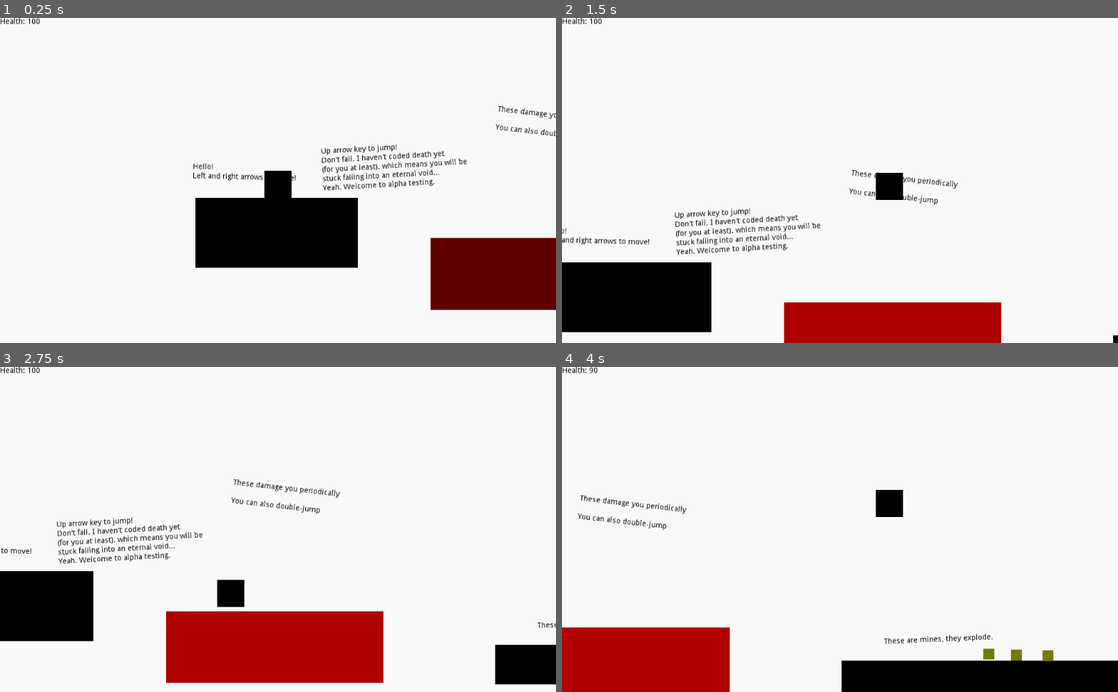
Above: before the commit, frames 1-4 (two rows, left to right).
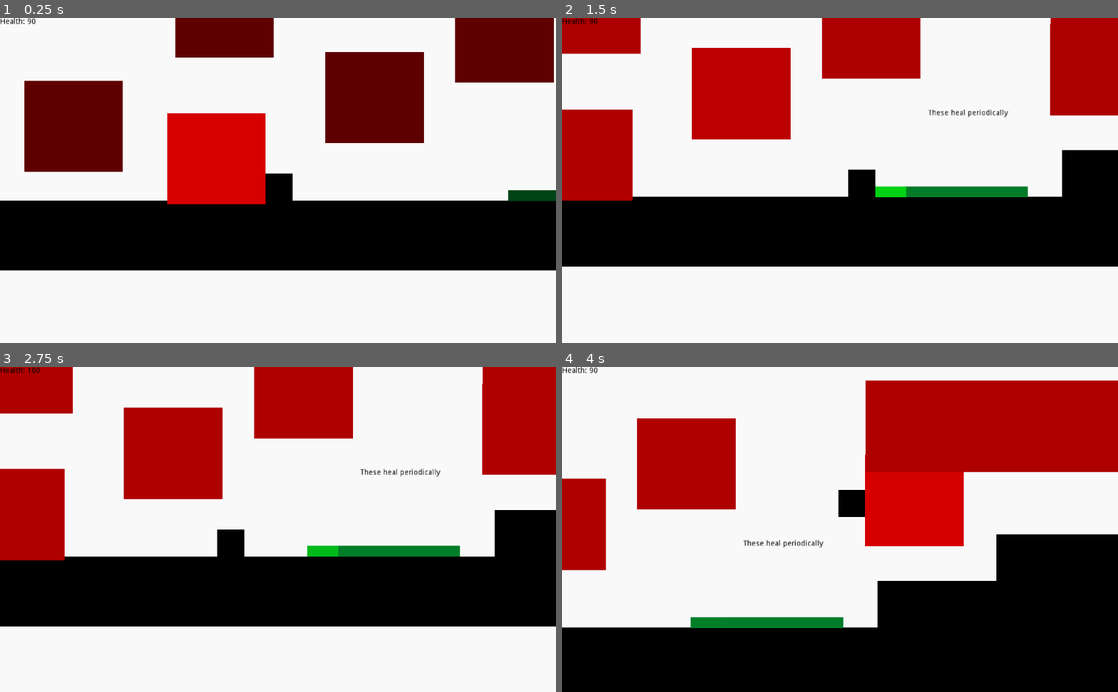
Above: after the commit, the same moments.

Repository: RavenJFelix/Square
Game: Godot game, scene res://levelz/level_0/level_0.tscn
Same seed, same stepped clock (60 frames per second), same inputs: the game is played once before the commit and once after it.
Inputs:
- Up to frame 1 (0.25 s): no input
- Up to frame 2 (1.5 s): hold Right (ui_right) from 0.53 s (still down); tap Up (ui_up) at 0.77 s
- Up to frame 3 (2.75 s): tap Up (ui_up) at 1.52 s; release Right (ui_right) at 2.03 s; hold Left (ui_left) from 2.03 s (still down)
- Up to frame 4 (4 s): release Left (ui_left) at 2.78 s; hold Right (ui_right) from 2.78 s (still down); tap Up (ui_up) at 3.02, 3.77 s

The runs differ from the first frame. In frame 1, 41% of the frame differs, in the area x 0-100%, y 0-90%; in frame 2, 52%, in the area x 0-100%, y 0-100%; in frame 3, 50%; in frame 4, 50%.

Commit message:
Expand damage intro

Diff:
--- a/levelz/level_0/level_0.tscn
+++ b/levelz/level_0/level_0.tscn
@@ -4,27 +4,28 @@
 [ext_resource path="res://map/motion/ladder/ladder.tscn" type="PackedScene" id=2]
 [ext_resource path="res://map/basicPlatform.tscn" type="PackedScene" id=3]
 [ext_resource path="res://map/hazard/hurt-block/hurt-block.tscn" type="PackedScene" id=4]
-[ext_resource path="res://map/hazard/basic-mine/basic-mine.tscn" type="PackedScene" id=5]
-[ext_resource path="res://entity/npc/enemies/slowzoid/slowzoid.tscn" type="PackedScene" id=6]
-[ext_resource path="res://map/hazard/health-block/health-block.tscn" type="PackedScene" id=7]
+[ext_resource path="res://map/hazard/health-block/health-block.tscn" type="PackedScene" id=5]
+[ext_resource path="res://map/hazard/basic-mine/basic-mine.tscn" type="PackedScene" id=6]
+[ext_resource path="res://entity/npc/enemies/slowzoid/slowzoid.tscn" type="PackedScene" id=7]
 [ext_resource path="res://map/hazard/missile-shooter/missile-shooter.tscn" type="PackedScene" id=8]
 [ext_resource path="res://map/motion/gravity-flip-zone/gravity-zone.tscn" type="PackedScene" id=9]
 
 [node name="Manager" type="Node2D"]
 
 [node name="KinematicBody2D" parent="." instance=ExtResource( 1 )]
-position = Vector2( 156.471, 23.3995 )
+position = Vector2( -1003.17, 90.7323 )
 
 [node name="ladder" parent="." instance=ExtResource( 2 )]
 position = Vector2( 2646.89, 11.8719 )
 scale = Vector2( 1, 22.7726 )
 
 [node name="Damage" type="Node2D" parent="."]
-editor/display_folded = true
+position = Vector2( -2586.54, 74.9484 )
 
 [node name="StaticBody2D" parent="Damage" instance=ExtResource( 3 )]
-position = Vector2( 154.179, 129.228 )
-scale = Vector2( 14.9383, 6.44737 )
+position = Vector2( 1838.23, 129.228 )
+scale = Vector2( 183.344, 6.44737 )
+polygon = PoolVector2Array( -10, -10, 10, -10, 10, 0.334412, 10, 10, -10, 10, -10, -10 )
 
 [node name="Intro" type="Label" parent="Damage"]
 margin_right = 191.0
@@ -35,10 +36,10 @@
 Left and right arrows to move!"
 
 [node name="Intro2" type="Label" parent="Damage"]
-margin_left = 235.151
-margin_top = -27.805
-margin_right = 503.151
-margin_bottom = 54.195
+margin_left = 33.6887
+margin_top = -197.353
+margin_right = 301.689
+margin_bottom = -115.353
 rect_rotation = -3.27278
 custom_colors/font_color = Color( 0, 0, 0, 1 )
 text = "Up arrow key to jump!
@@ -48,19 +49,120 @@
 Yeah. Welcome to alpha testing."
 
 [node name="Intro4" type="Label" parent="Damage"]
-margin_left = 561.856
-margin_top = -106.323
-margin_right = 961.856
-margin_bottom = -24.3226
+margin_left = 352.702
+margin_top = -251.267
+margin_right = 752.702
+margin_bottom = -169.267
 rect_rotation = 6.40926
 custom_colors/font_color = Color( 0, 0, 0, 1 )
 text = "These damage you periodically
 
 You can also double-jump"
 
+[node name="HurtPlatform2" parent="Damage" instance=ExtResource( 4 )]
+position = Vector2( 582.006, -36.5732 )
+scale = Vector2( 3.72002, 10.6204 )
+polygon = PoolVector2Array( -10, -10, 10, -10, 10, -0.00084877, 10, 10, -10, 10, -10, -10 )
+
+[node name="HurtPlatform3" parent="Damage" instance=ExtResource( 4 )]
+position = Vector2( 811.906, -60.7239 )
+scale = Vector2( 3.72002, 13.0355 )
+polygon = PoolVector2Array( -10, -10, 10, -10, 10, -0.00084877, 10, 10, -10, 10, -10, -10 )
+
+[node name="HurtPlatform4" parent="Damage" instance=ExtResource( 4 )]
+position = Vector2( 1037.06, -76.1847 )
+scale = Vector2( 3.72002, 14.5816 )
+polygon = PoolVector2Array( -10, -10, 10, -10, 10, -0.00084877, 10, 10, -10, 10, -10, -10 )
+
+[node name="HealingBlock11" parent="Damage" instance=ExtResource( 5 )]
+position = Vector2( 2267.09, 55.1846 )
+scale = Vector2( 2.8595, 1 )
+damage_time = 0.25
+
+[node name="HealingBlock16" parent="Damage" instance=ExtResource( 5 )]
+position = Vector2( 2136.22, 55.1846 )
+scale = Vector2( 2.8595, 1 )
+damage_time = 0.25
+
+[node name="HealingBlock13" parent="Damage" instance=ExtResource( 5 )]
+position = Vector2( 2212.08, 55.1846 )
+scale = Vector2( 2.8595, 1 )
+damage_time = 0.25
+
+[node name="HealingBlock15" parent="Damage" instance=ExtResource( 5 )]
+position = Vector2( 2081.2, 55.1846 )
+scale = Vector2( 2.8595, 1 )
+damage_time = 0.25
+
+[node name="HealingBlock12" parent="Damage" instance=ExtResource( 5 )]
+position = Vector2( 2173.92, 55.1846 )
+scale = Vector2( 2.8595, 1 )
+damage_time = 0.25
+
+[node name="HealingBlock14" parent="Damage" instance=ExtResource( 5 )]
+position = Vector2( 2043.05, 55.1846 )
+scale = Vector2( 2.8595, 1 )
+damage_time = 0.25
+
+[node name="Label" type="Label" parent="Damage"]
+margin_left = 2112.05
+margin_top = -96.5784
+margin_right = 2184.05
+margin_bottom = -82.5784
+custom_colors/font_color = Color( 0, 0, 0, 1 )
+text = "These heal periodically"
+
 [node name="HurtPlatform" parent="Damage" instance=ExtResource( 4 )]
-position = Vector2( 637.179, 204.808 )
-scale = Vector2( 19.9962, 6.60786 )
+position = Vector2( 1213.57, -72.6093 )
+scale = Vector2( 9.09142, 8.42531 )
+
+[node name="HurtPlatform5" parent="Damage" instance=ExtResource( 4 )]
+position = Vector2( 1476.57, -12.6092 )
+scale = Vector2( 9.09142, 8.42531 )
+
+[node name="HurtPlatform6" parent="Damage" instance=ExtResource( 4 )]
+position = Vector2( 1491.57, -283.609 )
+scale = Vector2( 9.09142, 8.42531 )
+
+[node name="HurtPlatform7" parent="Damage" instance=ExtResource( 4 )]
+position = Vector2( 1767.72, -125.806 )
+scale = Vector2( 9.09142, 8.42531 )
+
+[node name="HurtPlatform8" parent="Damage" instance=ExtResource( 4 )]
+position = Vector2( 2007.15, -237.357 )
+scale = Vector2( 9.09142, 8.42531 )
+
+[node name="HurtPlatform9" parent="Damage" instance=ExtResource( 4 )]
+position = Vector2( 2427.2, -170.107 )
+scale = Vector2( 9.09142, 8.42531 )
+
+[node name="HurtPlatform10" parent="Damage" instance=ExtResource( 4 )]
+position = Vector2( 2625.7, -307.107 )
+scale = Vector2( 28.8414, 8.42531 )
+
+[node name="HurtPlatform11" parent="Damage" instance=ExtResource( 4 )]
+position = Vector2( 3030.13, -97.9509 )
+scale = Vector2( 6.12773, 8.42531 )
+
+[node name="HurtPlatform12" parent="Damage" instance=ExtResource( 4 )]
+position = Vector2( 3223.25, -59.4245 )
+scale = Vector2( 6.12773, 8.42531 )
+
+[node name="HurtPlatform13" parent="Damage" instance=ExtResource( 4 )]
+position = Vector2( 3439.04, -123.672 )
+scale = Vector2( 6.12773, 8.42531 )
+
+[node name="Polygon2D" parent="Damage" instance=ExtResource( 3 )]
+position = Vector2( 2482.43, 22.1182 )
+scale = Vector2( 12.3395, 4.32742 )
+
+[node name="Polygon2D2" parent="Damage" instance=ExtResource( 3 )]
+position = Vector2( 2869.39, -20.8818 )
+scale = Vector2( 29.1356, 8.62742 )
+
+[node name="Polygon2D3" parent="Damage" instance=ExtResource( 3 )]
+position = Vector2( 3279.07, -20.8818 )
+scale = Vector2( 29.1356, 8.62742 )
 
 [node name="SlowzoidsandMinez" type="Node2D" parent="."]
 
@@ -193,17 +295,17 @@
 
 Just because they don't do damage doesn't make they are a concern."
 
-[node name="HealingBlock8" parent="Slowzoid_Finale" instance=ExtResource( 7 )]
-position = Vector2( 3983.58, -215.204 )
-scale = Vector2( 2.8595, 1 )
-damage_time = 0.25
-
-[node name="HealingBlock9" parent="Slowzoid_Finale" instance=ExtResource( 7 )]
-position = Vector2( 3928.56, -215.204 )
-scale = Vector2( 2.8595, 1 )
-damage_time = 0.25
-
-[node name="HealingBlock10" parent="Slowzoid_Finale" instance=ExtResource( 7 )]
+[node name="HealingBlock8" parent="Slowzoid_Finale" instance=ExtResource( 5 )]
+position = Vector2( 3984.37, -215.204 )
+scale = Vector2( 2.8595, 1 )
+damage_time = 0.25
+
+[node name="HealingBlock9" parent="Slowzoid_Finale" instance=ExtResource( 5 )]
+position = Vector2( 3929.36, -215.204 )
+scale = Vector2( 2.8595, 1 )
+damage_time = 0.25
+
+[node name="HealingBlock10" parent="Slowzoid_Finale" instance=ExtResource( 5 )]
 position = Vector2( 3891.21, -215.204 )
 scale = Vector2( 2.8595, 1 )
 damage_time = 0.25
Not shown: 6 places in levelz/level_0/level_0.tscn that only renumber resources
